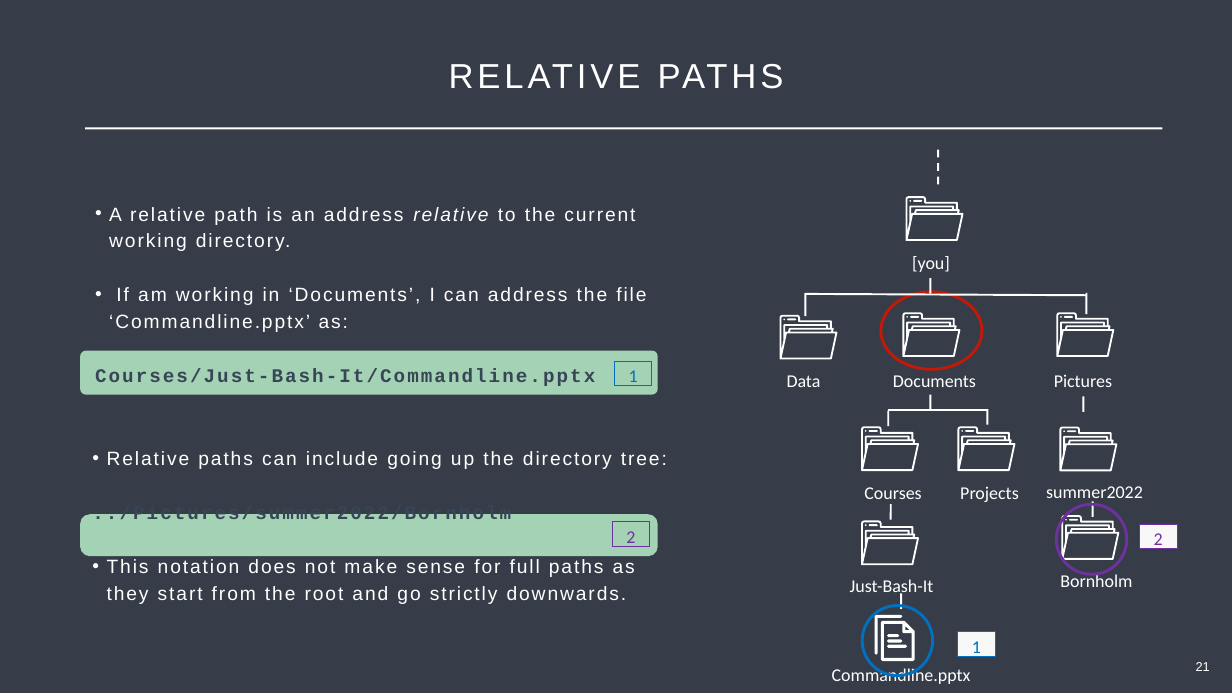
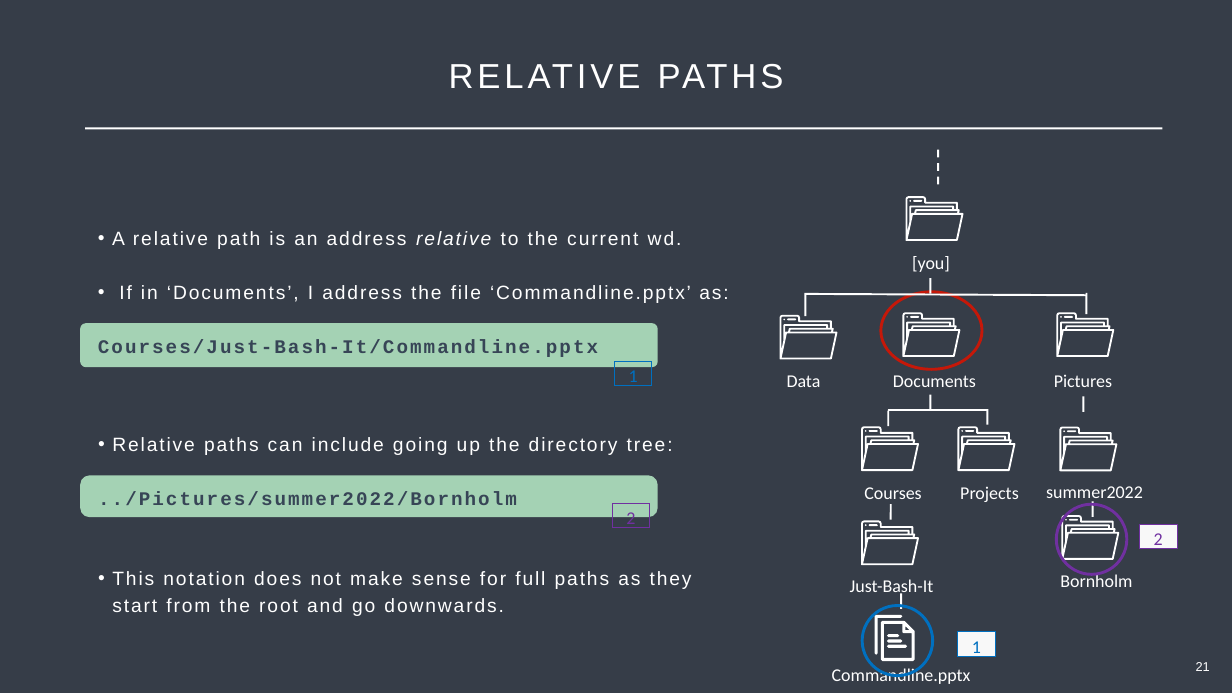
Before and after one commit to Center-for-Health-Data-Science/Just-Bash-It, a slide deck: slide 21 of Teachers/Just_Bash_It_Slideshow.pptx. Drawn at 1232x693 pixels with LibreOffice and Linux fonts; fonts in the diff are those of the drawing. Boxes give left, top, right and bottom in pixels: in the first picture for what was removed or moved away, otherwise in the second. Text is boxed around its words. In the diff, an @@ line names an element or a change of style, - is before the commit and + after.

```diff
--- a/Teachers/Just_Bash_It_Slideshow.pptx
+++ b/Teachers/Just_Bash_It_Slideshow.pptx
@@ text "A relative path is an ...": place and size @@
-text "A relative path is an ..." at box(95, 207, 646, 386)
+text "A relative path is an ..." at box(98, 231, 728, 357)
@@ text at box(112, 231, 728, 303): text changed @@
-• A relative path is an address relative to the current working directory.
-• If am working in ‘Documents’, I can address the file ‘Commandline.pptx’ as:
+• A relative path is an address relative to the current wd.
+• If in ‘Documents’, I address the file ‘Commandline.pptx’ as:
@@ rounded rectangle: place and size @@
-rounded rectangle at box(80, 351, 658, 395)
+rounded rectangle at box(80, 323, 658, 367)
@@ text "Relative paths can include going ...": place and size @@
-text "Relative paths can include going ..." at box(92, 451, 667, 604)
+text "Relative paths can include going ..." at box(98, 437, 692, 616)
@@ rounded rectangle: place and size @@
-rounded rectangle at box(80, 515, 658, 557)
+rounded rectangle at box(80, 476, 658, 518)
@@ rectangle "2": place and size @@
-rectangle "2" at box(612, 522, 650, 547)
+rectangle "2" at box(612, 503, 650, 528)
@@ text at box(112, 571, 692, 616): text changed @@
-• This notation does not make sense for full paths as they start from the root and go strictly downwards.
+• This notation does not make sense for full paths as they start from the root and go downwards.
```
Also in this commit, not shown: 26 other slides changed.
